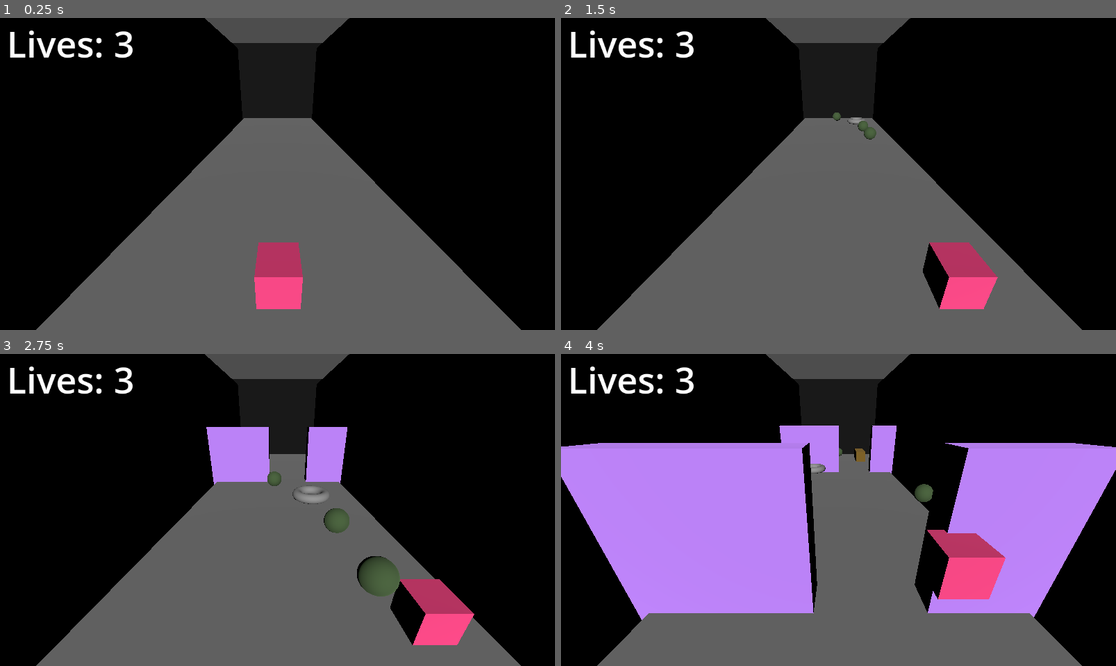
Above: before the commit, frames 1-4 (two rows, left to right).
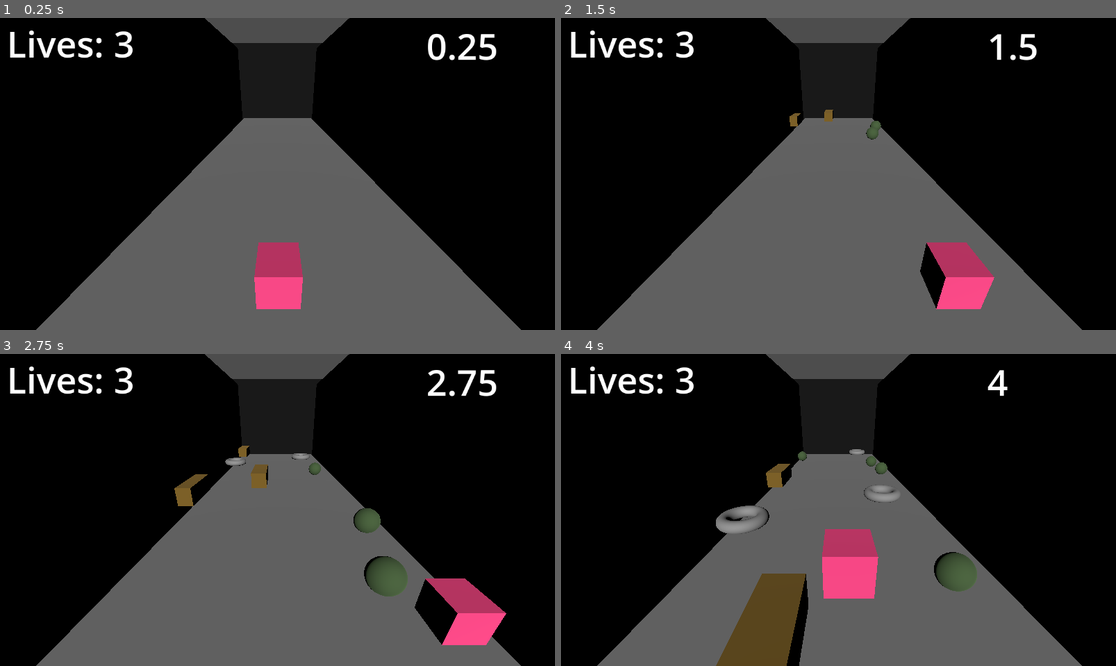
Above: after the commit, the same moments.

Repository: DoggyRuff6132/codedaylawinter2024
Game: Godot game, scene res://base_scene.tscn
Two runs of this game, one before a commit and one after it. Both use one fixed random seed, a clock stepped at 60 frames per second and the inputs below.
Inputs:
- Up to frame 1 (0.25 s): no input
- Up to frame 2 (1.5 s): hold D (Right) 0.53-1.28 s; tap S (Slide) at 0.6, 1.35 s; tap W (Jump) at 0.77 s; hold A (Left) from 1.28 s (still down)
- Up to frame 3 (2.75 s): tap W (Jump) at 1.52 s; release A (Left) at 2.03 s; hold D (Right) from 2.03 s (still down); tap S (Slide) at 2.1 s
- Up to frame 4 (4 s): tap S (Slide) at 2.85, 3.6 s; tap W (Jump) at 3.02, 3.77 s; release D (Right) at 3.53 s; hold A (Left) from 3.53 s (still down)

The runs differ from the first frame. In frame 1, 0.5% of the frame differs, in the area x 77-90%, y 4-14%; in frame 2, 0.9%; in frame 3, 8.0%; in frame 4, 42%, in the area x 0-100%, y 5-100%.

Commit message:
obstacles, timer music

Diff:
--- a/CodeDayLA2024/Obstacles/wall_obstacle.tscn
+++ b/CodeDayLA2024/Obstacles/wall_obstacle.tscn
@@ -16,18 +16,18 @@
 script = ExtResource("1_1cy8h")
 
 [node name="CollisionShape3D" type="CollisionShape3D" parent="."]
-transform = Transform3D(1, 0, 0, 0, 6.44, 0, 0, 0, 1, -6, 0, 0)
+transform = Transform3D(1, 0, 0, 0, 3.22, 0, 0, 0, 1, -6, 0, 0)
 shape = SubResource("BoxShape3D_xe3jd")
 
 [node name="MeshInstance3D" type="MeshInstance3D" parent="."]
-transform = Transform3D(1, 0, 0, 0, 6.44, 0, 0, 0, 1, -6, 0, 0)
+transform = Transform3D(1, 0, 0, 0, 3.22, 0, 0, 0, 1, -6, 0, 0)
 mesh = SubResource("BoxMesh_oe3mw")
 
 [node name="CollisionShape3D2" type="CollisionShape3D" parent="."]
-transform = Transform3D(1, 0, 0, 0, 6.44, 0, 0, 0, 1, 6, 0, 0)
+transform = Transform3D(1, 0, 0, 0, 3.22, 0, 0, 0, 1, 6, 0, 0)
 shape = SubResource("BoxShape3D_xe3jd")
 
 [node name="MeshInstance3D2" type="MeshInstance3D" parent="."]
-transform = Transform3D(1, 0, 0, 0, 6.44, 0, 0, 0, 1, 6, 0, 0)
+transform = Transform3D(1, 0, 0, 0, 3.22, 0, 0, 0, 1, 6, 0, 0)
 mesh = SubResource("BoxMesh_oe3mw")
 skeleton = NodePath("../MeshInstance3D")
--- a/CodeDayLA2024/Player.gd
+++ b/CodeDayLA2024/Player.gd
@@ -1,7 +1,7 @@
 extends CharacterBody3D
 
 
-const SPEED = 5.0
+const SPEED = 10.0
 const JUMP_VELOCITY = 4.5
 
 # Get the gravity from the project settings to be synced with RigidBody nodes.
@@ -18,6 +18,7 @@
 func _physics_process(delta):
 	if !lost:
 		gameTime += delta
+		$GameTime.set_text(str(snappedf(gameTime,0.001)))
 	# Add the gravity.
 	if not is_on_floor():
 		velocity.y -= gravity * delta
--- a/CodeDayLA2024/Player.tscn
+++ b/CodeDayLA2024/Player.tscn
@@ -59,3 +59,10 @@
 offset_right = 54.0
 offset_bottom = 261.0
 label_settings = SubResource("LabelSettings_mub0o")
+
+[node name="GameTime" type="Label" parent="."]
+offset_left = 885.0
+offset_top = 6.0
+offset_right = 1134.0
+offset_bottom = 126.0
+label_settings = SubResource("LabelSettings_mub0o")
--- a/CodeDayLA2024/Spawner.gd
+++ b/CodeDayLA2024/Spawner.gd
@@ -5,10 +5,15 @@
 @export var timeBetweenSpawns = 1.0
 var t_tbs
 
+var t_bursts
+var burstCount = 10
+
+var rng = RandomNumberGenerator.new()
+
 # Called when the node enters the scene tree for the first time.
 func _ready():
 	t_tbs = timeBetweenSpawns
-
+	t_bursts = rng.randf_range(6, 15)
 	for i in objects:
 		totalWeight += i.weight
 
@@ -16,15 +21,16 @@
 # Called every frame. 'delta' is the elapsed time since the previous frame.
 func _process(delta):
 	t_tbs -= delta
+	t_bursts -= delta
 
 	if t_tbs < 0:
-		var rng = RandomNumberGenerator.new()
-		var randnum = rng.randi_range(0,totalWeight-1)
-		var obj = _getObjectWeight(randnum).instantiate()
+		if t_bursts < 0:
+			for i in range (burstCount):
+				_summonObject()
+				t_bursts = rng.randf_range(6, 15)
+		else:
+			_summonObject()
 
-		add_child(obj)
-
-		obj.position = Vector3(rng.randf_range(-5,5),1,-25)
 
 		t_tbs = timeBetweenSpawns
 
@@ -36,3 +42,11 @@
 		currentWeight += i.weight
 		if weight < currentWeight:
 			return i.scene
+
+func _summonObject():
+	var randnum = rng.randi_range(0,totalWeight-1)
+	var obj = _getObjectWeight(randnum).instantiate()
+
+	add_child(obj)
+
+	obj.position = Vector3(rng.randf_range(-5,5),1,-25)
--- a/CodeDayLA2024/base_scene.tscn
+++ b/CodeDayLA2024/base_scene.tscn
@@ -7,6 +7,7 @@
 [ext_resource type="PackedScene" uid="uid://d2o5mes2hlee3" path="res://Obstacles/rectangle_obstacle.tscn" id="5_g8b3f"]
 [ext_resource type="PackedScene" uid="uid://bv2o1wxfrkugs" path="res://Obstacles/moving_obstacle.tscn" id="6_w3lj6"]
 [ext_resource type="PackedScene" uid="uid://bc4udd5uoi2c6" path="res://Obstacles/wall_obstacle.tscn" id="7_7nsk2"]
+[ext_resource type="AudioStream" uid="uid://c1x42op30k4rl" path="res://Audio/Squareway Sliders.ogg" id="8_1f56l"]
 
 [sub_resource type="BoxShape3D" id="BoxShape3D_4yvj8"]
 size = Vector3(10, 0.1, 30)
@@ -32,7 +33,7 @@
 [sub_resource type="Resource" id="Resource_mgxti"]
 script = ExtResource("4_xisvt")
 scene = ExtResource("7_7nsk2")
-weight = 20
+weight = 5
 
 [sub_resource type="PhysicsMaterial" id="PhysicsMaterial_7nv76"]
 
@@ -103,3 +104,7 @@
 material_override = SubResource("StandardMaterial3D_ofarn")
 mesh = SubResource("BoxMesh_nm4wk")
 skeleton = NodePath("")
+
+[node name="AudioStreamPlayer3D" type="AudioStreamPlayer3D" parent="."]
+stream = ExtResource("8_1f56l")
+autoplay = true
Not shown, added: CodeDayLA2024/Audio/Squareway Sliders.ogg.import
Not shown: 1 places in CodeDayLA2024/base_scene.tscn that only renumber resources
Not shown, added: CodeDayLA2024/Audio/Squareway Sliders.ogg
